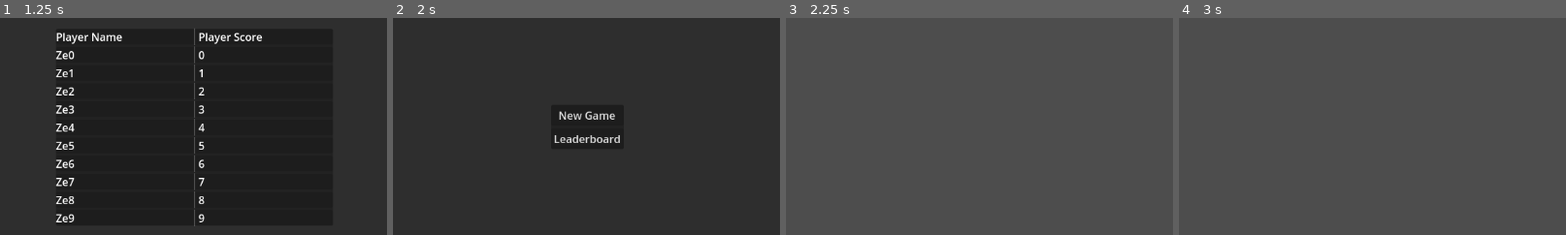
Above: before the commit, frames 1-4 (left to right).
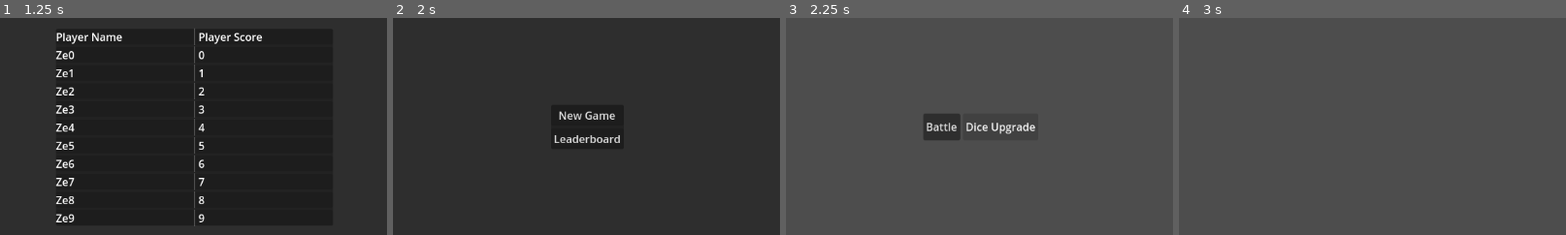
Above: after the commit, the same moments.

Repository: lams3/dice-building
Game: Godot game, scene res://Scenes/GameFlow/MainMenu.tscn
Two runs of this game, one before a commit and one after it. Both use one fixed random seed, a clock stepped at 60 frames per second and the inputs below. Before the commit the project has no main scene; this scene is started directly in both runs. The engine's default icon, where the game draws it, is replaced by a stand-in: a white triangle on a blue panel in a dark square.
Inputs (mouse positions are % of the whole screen's width and height, from its top left):
- Up to frame 1 (1.25 s): click "Leaderboard" at 0.5 s
- Up to frame 2 (2 s): click (7, 13) at 1.25 s
- Up to frame 3 (2.25 s): click "New Game" at 2 s
- Up to frame 4 (3 s): click (45, 50) at 2.75 s, where only the run after the commit has a clickable "Battle"
The pictures show only the part of the screen within x 25-75%, y 25-75%; the shares and areas given below are measured in that part.

Frames 1-2 are identical in both runs. In frame 3, 1.5% of the frame differs, in the area x 35-65%, y 44-57%; in frame 4, nothing differs.

Commit message:
Mock for path selection

Diff:
--- a/Scenes/GameFlow/PathSelection.tscn
+++ b/Scenes/GameFlow/PathSelection.tscn
@@ -1,4 +1,6 @@
-[gd_scene format=3 uid="uid://d0i56mtd6ypfp"]
+[gd_scene load_steps=2 format=3 uid="uid://d0i56mtd6ypfp"]
+
+[ext_resource type="Script" path="res://Scripts/View/path_selection.gd" id="1_j1pjy"]
 
 [node name="PathSelection" type="Control"]
 layout_mode = 3
@@ -7,3 +9,30 @@
 anchor_bottom = 1.0
 grow_horizontal = 2
 grow_vertical = 2
+script = ExtResource("1_j1pjy")
+
+[node name="HBoxContainer" type="HBoxContainer" parent="."]
+layout_mode = 1
+anchors_preset = 8
+anchor_left = 0.5
+anchor_top = 0.5
+anchor_right = 0.5
+anchor_bottom = 0.5
+offset_left = -20.0
+offset_top = -20.0
+offset_right = 20.0
+offset_bottom = 20.0
+grow_horizontal = 2
+grow_vertical = 2
+alignment = 1
+
+[node name="BattleButton" type="Button" parent="HBoxContainer"]
+layout_mode = 2
+text = "Battle"
+
+[node name="DiceUpgradeButton" type="Button" parent="HBoxContainer"]
+layout_mode = 2
+text = "Dice Upgrade"
+
+[connection signal="pressed" from="HBoxContainer/BattleButton" to="." method="go_to_battle_path"]
+[connection signal="pressed" from="HBoxContainer/DiceUpgradeButton" to="." method="go_to_dice_upgrade_path"]
--- a/Scenes/GameFlow/Prefabs/SceneManager.tscn
+++ b/Scenes/GameFlow/Prefabs/SceneManager.tscn
@@ -1,12 +1,16 @@
-[gd_scene load_steps=5 format=3 uid="uid://cv317qmqxrepu"]
+[gd_scene load_steps=7 format=3 uid="uid://cv317qmqxrepu"]
 
 [ext_resource type="Script" path="res://Scripts/GameManagers/scene_manager.gd" id="1_wjjch"]
 [ext_resource type="PackedScene" uid="uid://bv6dw7ooc1aqs" path="res://Scenes/GameFlow/MainMenu.tscn" id="2_p2ldj"]
 [ext_resource type="PackedScene" uid="uid://d0i56mtd6ypfp" path="res://Scenes/GameFlow/PathSelection.tscn" id="3_v2xds"]
 [ext_resource type="PackedScene" uid="uid://cyfnuabjjl2o6" path="res://Scenes/GameFlow/Leaderboard.tscn" id="4_14vga"]
+[ext_resource type="PackedScene" uid="uid://cabtf00u61y3l" path="res://Scenes/GameFlow/Encounters/Battle.tscn" id="5_p0ai2"]
+[ext_resource type="PackedScene" uid="uid://rh3xtfl42nxv" path="res://Scenes/GameFlow/Encounters/DiceUpgrade.tscn" id="6_mxfr8"]
 
 [node name="SceneManager" type="Node"]
 script = ExtResource("1_wjjch")
 main_menu_scene = ExtResource("2_p2ldj")
 path_selection_scene = ExtResource("3_v2xds")
 leaderboard_scene = ExtResource("4_14vga")
+battle_scene = ExtResource("5_p0ai2")
+dice_upgrade_scene = ExtResource("6_mxfr8")
--- a/Scripts/GameManagers/scene_manager.gd
+++ b/Scripts/GameManagers/scene_manager.gd
@@ -3,17 +3,23 @@
 @export var main_menu_scene : PackedScene
 @export var path_selection_scene : PackedScene
 @export var leaderboard_scene : PackedScene
+@export var battle_scene : PackedScene
+@export var dice_upgrade_scene : PackedScene
 
 enum Scene {
 	MainMenu,
 	PathSelection,
-	Leaderboard
+	Leaderboard,
+	Battle,
+	DiceUpgrade
 }
 
 func transition_to_scene(scene: Scene) -> void:
 	var tag_to_packed = {
 		Scene.MainMenu: main_menu_scene,
 		Scene.PathSelection: path_selection_scene,
-		Scene.Leaderboard: leaderboard_scene
+		Scene.Leaderboard: leaderboard_scene,
+		Scene.Battle: battle_scene,
+		Scene.DiceUpgrade: dice_upgrade_scene
 	}
 	get_tree().change_scene_to_packed(tag_to_packed[scene])
--- /dev/null
+++ b/Scripts/View/path_selection.gd
@@ -0,0 +1,9 @@
+#TODO: Completely mocked for now
+
+extends Node
+
+func go_to_battle_path():
+	SceneManager.transition_to_scene(SceneManager.Scene.Battle)
+
+func go_to_dice_upgrade_path():
+	SceneManager.transition_to_scene(SceneManager.Scene.DiceUpgrade)
--- a/project.godot
+++ b/project.godot
@@ -11,6 +11,7 @@
 [application]
 
 config/name="DiceBuilding"
+run/main_scene="res://Scenes/GameFlow/MainMenu.tscn"
 config/features=PackedStringArray("4.2", "Forward Plus")
 config/icon="res://icon.svg"
 
